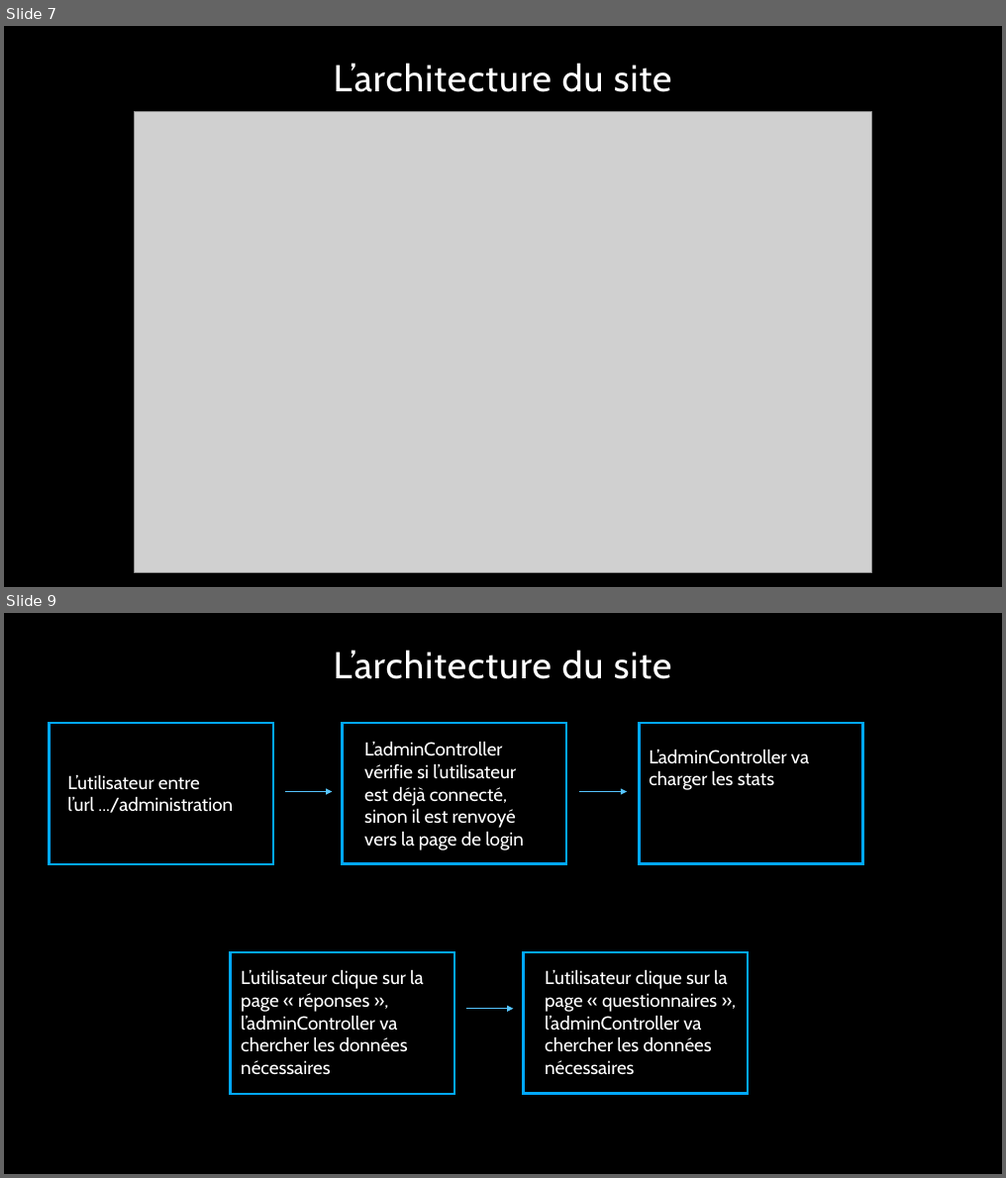
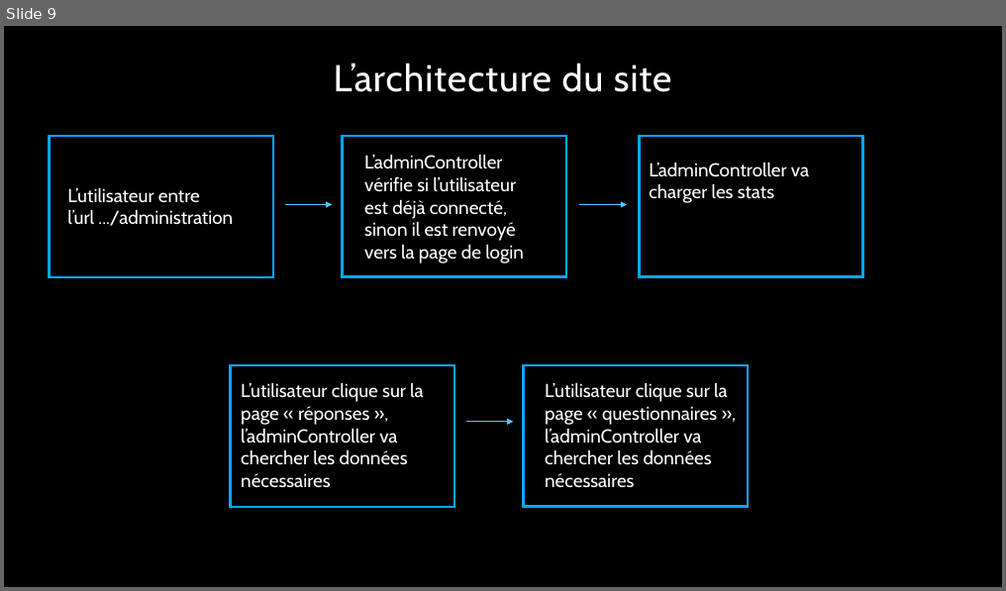
Before and after one commit to NicolasEhrhard/bigscreen, a slide deck: PFE - Copie.pptx. Shown one above the other, each under a label of ours: slides 7 and 9 before the commit, slide 9 after it; the slides between them are not shown. The pictures are 1006x1178 and 1006x591 pixels, drawn with LibreOffice and Linux fonts; fonts in the diff are those of the drawing; grey boxes stand for pictures; background and template pictures are left out. Boxes give left, top, right and bottom in pixels: in the first picture for what was removed or moved away, otherwise in the second. Text is boxed around its words. In the diff, an @@ line names an element or a change of style, - is before the commit and + after.

```diff
--- a/PFE - Copie.pptx
+++ b/PFE - Copie.pptx
@@ slide 7 removed at (4, 26, 1002, 587), background picture (left out) @@
@@ title removed at (334, 63, 672, 92) @@
-L’architecture du site
@@ picture removed at (135, 111, 871, 572) @@
```
Also in this commit, not shown: 5 slides changed, 1 slide added, 1 other slide removed, 6 other files.
